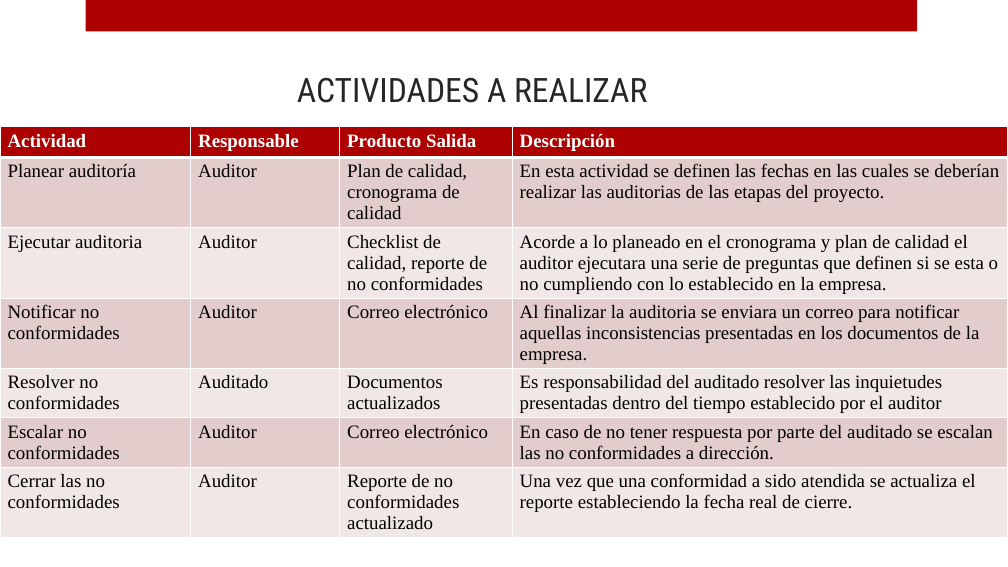
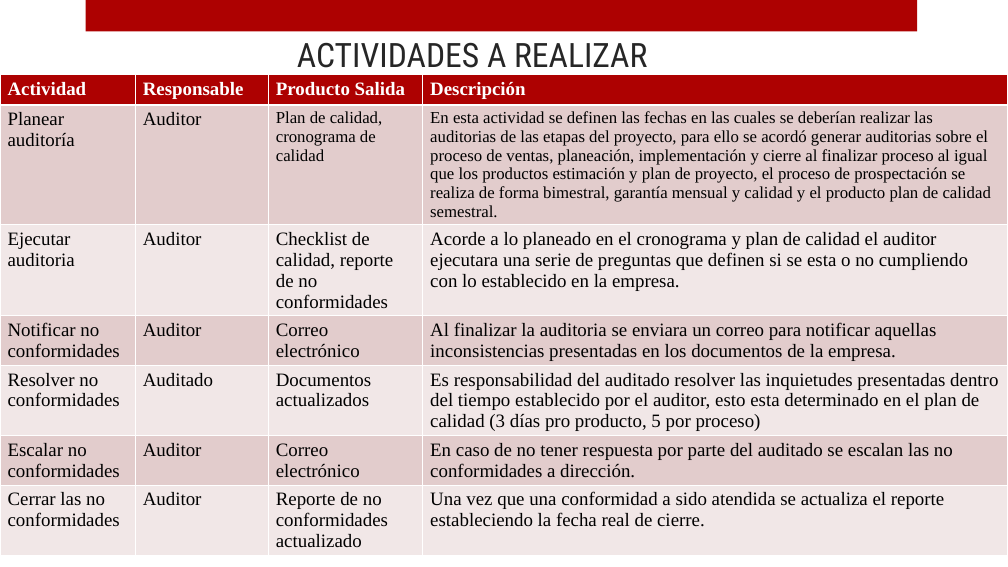
Before and after one commit to ricardo-novelasos/SOSQTP, a slide deck: slide 31 of capacitacion.pptx. Drawn at 1008x567 pixels with LibreOffice and Linux fonts; fonts in the diff are those of the drawing; background and template pictures are left out. Boxes give left, top, right and bottom in pixels: in the first picture for what was removed or moved away, otherwise in the second. Text is boxed around its words. In the diff, an @@ line names an element or a change of style, - is before the commit and + after.

Commit message:
Capacitación procesos

```diff
--- a/capacitacion.pptx
+++ b/capacitacion.pptx
@@ title "ACTIVIDADES A REALIZAR": place and size @@
-title "ACTIVIDADES A REALIZAR" at [297, 77, 647, 103]
+title "ACTIVIDADES A REALIZAR" at [297, 42, 647, 68]
@@ table at [0, 74, 1008, 567] @@
-row 2, column 4: En esta actividad se definen las fechas en las cuales se deberían realizar las auditorias de las etapas del proyecto.
+row 2, column 4: En esta actividad se definen las fechas en las cuales se deberían realizar las auditorias de las etapas del proyecto, para ello se acordó generar auditorias sobre el proceso de ventas, planeación, implementación y cierre al finalizar proceso al igual que los productos estimación y plan de proyecto, el proceso de prospectación se realiza de forma bimestral, garantía mensual y calidad y el producto plan de calidad semestral.
-row 5, column 4: Es responsabilidad del auditado resolver las inquietudes presentadas dentro del tiempo establecido por el auditor
+row 5, column 4: Es responsabilidad del auditado resolver las inquietudes presentadas dentro del tiempo establecido por el auditor, esto esta determinado en el plan de calidad (3 días pro producto, 5 por proceso)
@@ size 18 to 16 pt in "Plan de calidad, cronograma de calidad" @@
@@ table: place and size @@
-table at [0, 126, 1008, 566]
+table at [0, 74, 1008, 567]
```
Also in this commit, not shown: 6 other slides changed, 1 slide added.
